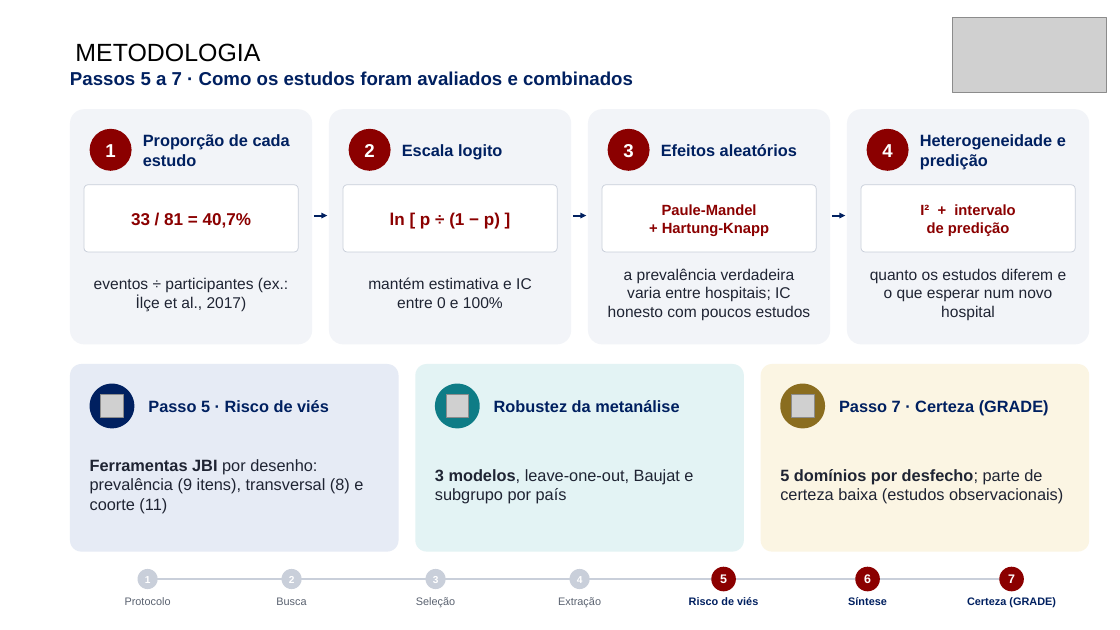
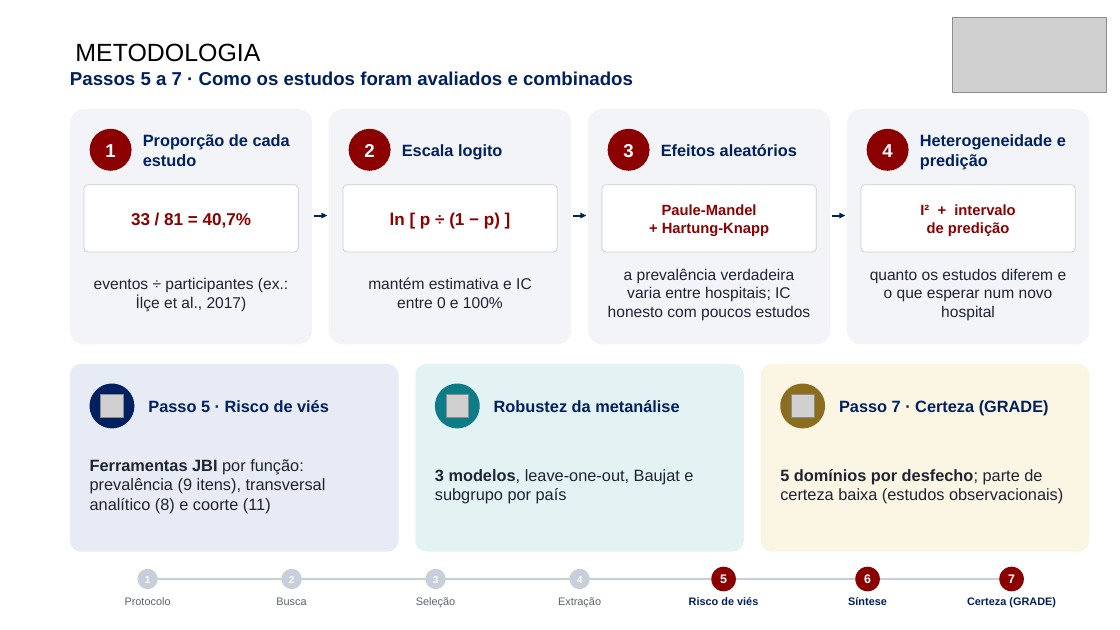
Before and after one commit to ravibuzz/IC-fumaca, a slide deck: slide 6 of apresentacao/SEMICA_Fumaca_Cirurgica_Baccaro_ENXUTA.pptx. Drawn at 1120x630 pixels with LibreOffice and Linux fonts; fonts in the diff are those of the drawing; grey boxes stand for pictures; background and template pictures are left out. Boxes give left, top, right and bottom in pixels: in the first picture for what was removed or moved away, otherwise in the second. Text is boxed around its words. In the diff, an @@ line names an element or a change of style, - is before the commit and + after.

```diff
--- a/apresentacao/SEMICA_Fumaca_Cirurgica_Baccaro_ENXUTA.pptx
+++ b/apresentacao/SEMICA_Fumaca_Cirurgica_Baccaro_ENXUTA.pptx
@@ text at (90,459,326,514): text changed @@
-Ferramentas JBI por desenho: prevalência (9 itens), transversal (8) e coorte (11)
+Ferramentas JBI por função: prevalência (9 itens), transversal analítico (8) e coorte (11)
```
Also in this commit, not shown: 6 other slides changed, 4 other files.
